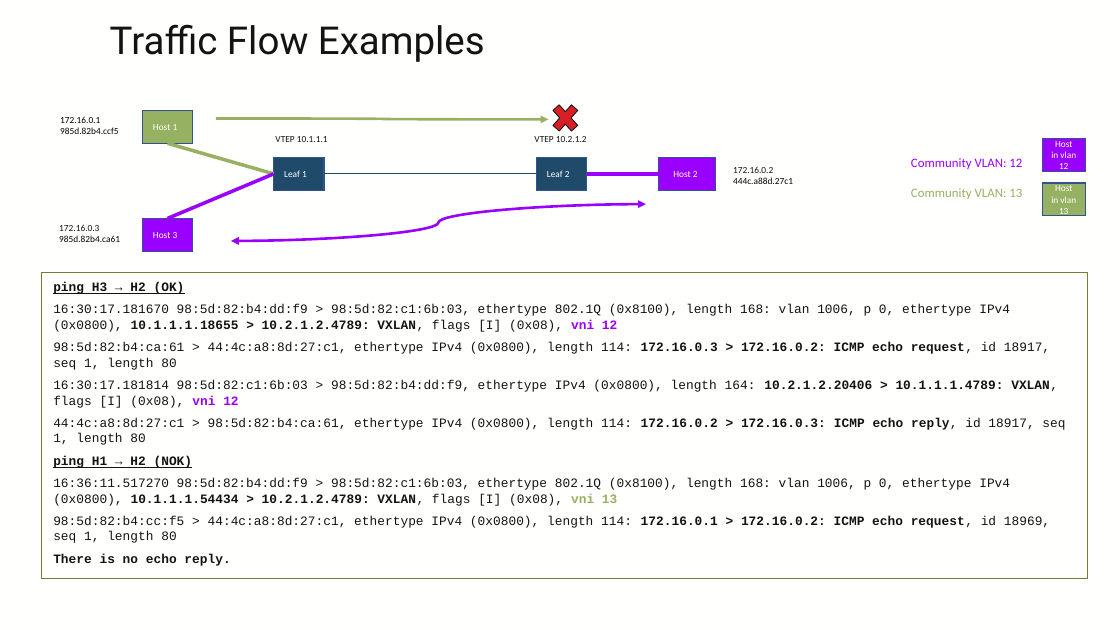
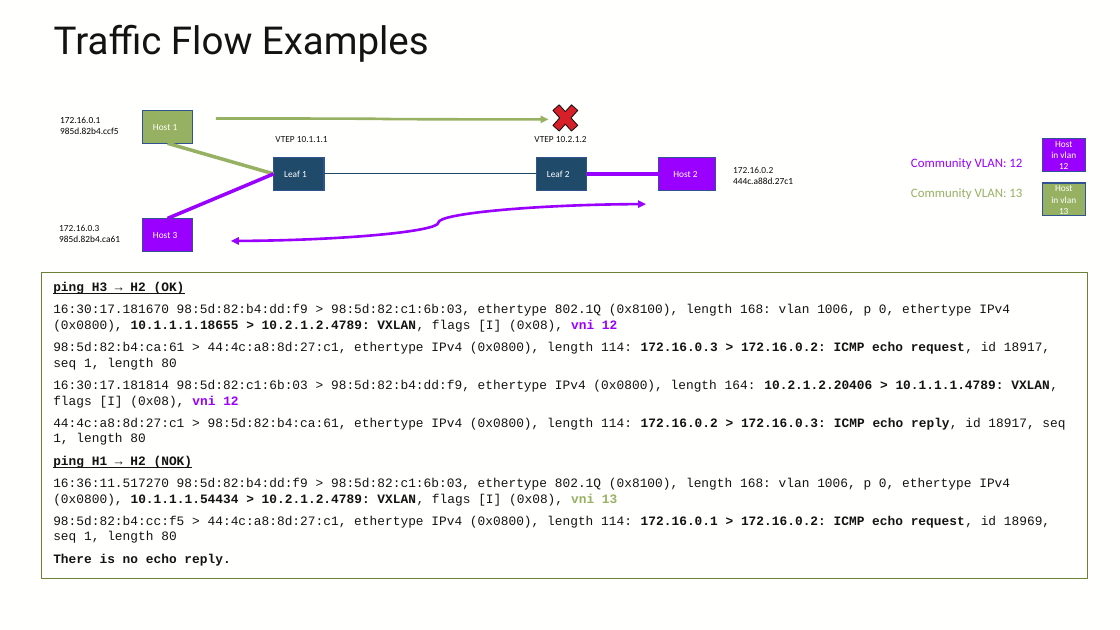
Before and after one commit to ksator/pvlan_evpn_vxlan, a slide deck: slide 21 of PVLAN_EVPN_VXLAN.pptx (slide 20 before the commit). Drawn at 1120x630 pixels with LibreOffice and Linux fonts; fonts in the diff are those of the drawing; background and template pictures are left out. Boxes give left, top, right and bottom in pixels: in the first picture for what was removed or moved away, otherwise in the second. Text is boxed around its words. In the diff, an @@ line names an element or a change of style, - is before the commit and + after.

```diff
--- a/PVLAN_EVPN_VXLAN.pptx
+++ b/PVLAN_EVPN_VXLAN.pptx
@@ title "Traffic Flow Examples": place and size @@
-title "Traffic Flow Examples" at box(110, 24, 485, 62)
+title "Traffic Flow Examples" at box(54, 24, 429, 62)
```
Also in this commit, not shown: 11 other slides changed, 1 slide added.
